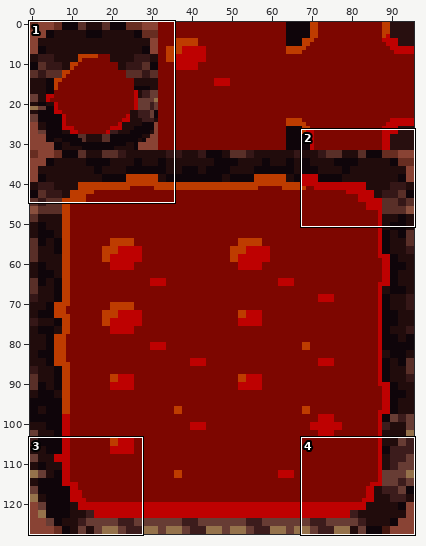
Sprite sheet, stored at 1er projet (map Rwanda)/PSP 0.8/Graphics/Autotiles/Lava - dark.png. Above, an overview of the earlier version with the close-up marked.
Close-up. Before:
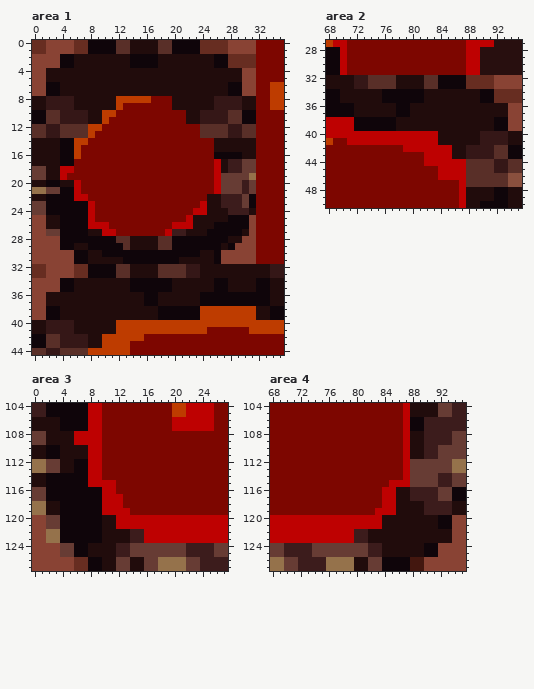
The file is 96x128 pixels. Colours within 5 levels of each other are drawn and written as one. Shown: area 1: x 0..35, y 0..44; area 2: x 68..95, y 27..50; area 3: x 0..27, y 104..127; area 4: x 68..95, y 104..127.
The result:
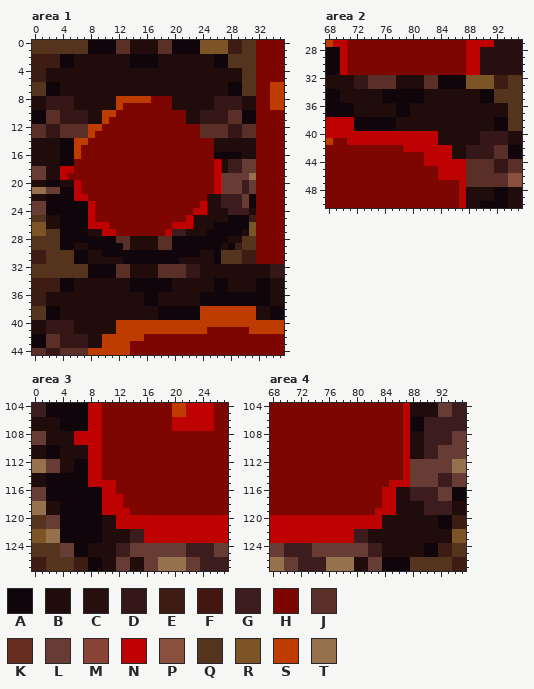
Palette (. is transparent): A #0f050a  B #210c0c  C #280f0f  D #351717  E #3c1c13  F #43170f  G #3c1c1c  H #7d0600  J #592f28  K #672d21  L #673c34  M #894334  N #be0101  P #8a503e  Q #54341c  R #7d5426  S #be3c00  T #95724b
What changed:
--- area 1
@@ x 0..35 @@
- 0 KKMMMMKKAAAAJJBBBBJJAAAAKKKKMMMMHHHH
- 1 KKMMMMKKAAAAJJBBBBJJAAAAKKKKMMMMHHHH
- 2 MMMMAABBBBBBBBAAAABBBBBBBBAAKKKKHHHH
- 3 MMMMAABBBBBBBBAAAABBBBBBBBAAKKKKHHHH
- 4 MMBBBBBBBBBBBBBBBBBBBBBBBBBBBBMMHHHH
- 5 MMBBBBBBBBBBBBBBBBBBBBBBBBBBBBMMHHHH
- 6 MMAABBBBBBBBBBBBBBBBBBBBBBBBAAMMHHSS
- 7 MMAABBBBBBBBBBBBBBBBBBBBBBBBAAMMHHSS
+ 0 QQQQQQQQAAAAJJBBBBJJAAAARRRREEQQHHHH
+ 1 QQQQQQQQAAAAJJBBBBJJAAAARRRREEQQHHHH
+ 2 EEEEAABBBBBBBBAAAABBBBBBBBAAQQQQHHHH
+ 3 EEEEAABBBBBBBBAAAABBBBBBBBAAQQQQHHHH
+ 4 EEBBBBBBBBBBBBBBBBBBBBBBBBBBBBQQHHHH
+ 5 EEBBBBBBBBBBBBBBBBBBBBBBBBBBBBQQHHHH
+ 6 QQAABBBBBBBBBBBBBBBBBBBBBBBBAAQQHHSS
+ 7 QQAABBBBBBBBBBBBBBBBBBBBBBBBAAQQHHSS
  8 BBDDDDBBBBBBSSSSSHHHBBBBBBDDDDBBHHSS
@@ x 0..35 @@
 24 LLAAAAAANHHHHHHHHHHHHHHNNBBBGGGBHHHH
-25 MMBBAAAANHHHHHHHHHHHHHNBBBBBAAAMHHHH
-26 MMBBAAAANNNHHHHHHHHHNNNBBBAAAAAMHHHH
-27 MMLLAAAABBNNHHHHHHHNGGBBBAAAAABMHHHH
-28 MMMMAAAAAAAAJJBBBBJJAAAAAAAABBMMHHHH
-29 MMMMAABBAAAAAJBBBBJJAAAAAAABAMMMHHHH
-30 MMMMMMAABBAAAAAAAAAAAAAABBAMMMMMHHHH
-31 MMMMMMAABBBBBAAAAAAAABBBBBAMMMMMHHHH
-32 KKMMMMKKAAAAJJBBBBJJJJDDBBBBBBBBBBDD
-33 KKMMMMKKAAAAJJBBBBJJJJDDBBBBBBBBBBDD
-34 MMMMAABBBBBBBBAAAAAABBBBBBAABBBBAABB
-35 MMMMAABBBBBBBBAAAAAABBBBBBAABBBBAABB
-36 MMBBBBBBBBBBBBBBAABBBBBBAAAAAAAAAABB
-37 MMBBBBBBBBBBBBBBAABBBBBBAAAAAAAAAABB
-38 MMAABBBBBBBBBBBBBBAAAAAASSSSSSSSBBAA
-39 MMAABBBBBBBBBBBBBBAAAAAASSSSSSSSBBAA
+25 QQBBAAAANHHHHHHHHHHHHHNBBBBBAAAEHHHH
+26 RRBBAAAANNNHHHHHHHHHNNNBBBAAAAARHHHH
+27 RRQQAAAABBNNHHHHHHHNGGBBBAAAAABRHHHH
+28 QQQQAAAAAAAAJJBBBBJJAAAAAAAABBQQHHHH
+29 QQQQAABBAAAAAJBBBBJJAAAAAAABAEQQHHHH
+30 EEQQQQAABBAAAAAAAAAAAAAABBAQQQEEHHHH
+31 EEQQQQAABBBBBAAAAAAAABBBBBAQQQEEHHHH
+32 QQQQQQQQAAAAJJBBBBJJJJDDBBBBBBBBBBDD
+33 QQQQQQQQAAAAJJBBBBJJJJDDBBBBBBBBBBDD
+34 EEEEAABBBBBBBBAAAAAABBBBBBAABBBBAABB
+35 EEEEAABBBBBBBBAAAAAABBBBBBAABBBBAABB
+36 EEBBBBBBBBBBBBBBAABBBBBBAAAAAAAAAABB
+37 EEBBBBBBBBBBBBBBAABBBBBBAAAAAAAAAABB
+38 QQAABBBBBBBBBBBBBBAAAAAASSSSSSSSBBAA
+39 QQAABBBBBBBBBBBBBBAAAAAASSSSSSSSBBAA
 40 BBDDDDBBBBBBSSSSSSSSSSSSSSSSSSSSSSSS
--- area 2
@@ x 86..95 @@
 31 HHNNCCCCCC
-32 AAKKKKMMMM
-33 AAKKKKMMMM
-34 BBBBAAKKKK
-35 BBBBAAKKKK
-36 BBBBBBBBMM
-37 BBBBBBBBMM
-38 BBBBBBAAMM
-39 BBBBBBAAMM
+32 AARRRREEQQ
+33 AARRRREEQQ
+34 BBBBAAQQQQ
+35 BBBBAAQQQQ
+36 BBBBBBBBQQ
+37 BBBBBBBBQQ
+38 BBBBBBAAQQ
+39 BBBBBBAAQQ
 40 BBBBDDDDBB
--- area 3
@@ x 0..9 @@
 119 TTBBAAAAAA
-120 MMLLAAAAAA
-121 MMLLAAAAAA
-122 MMTTAAAAAA
-123 MMTTAAAAAA
-124 MMMMLLAABB
-125 MMMMLLAABB
-126 MMMMMMKKAA
-127 MMMMMMKKAA
+120 QQLLAAAAAA
+121 QQLLAAAAAA
+122 RRTTAAAAAA
+123 RRTTAAAAAA
+124 QQQQLLAABB
+125 QQQQLLAABB
+126 EEQQQQEEAA
+127 EEQQQQEEAA
--- area 4
@@ x 86..95 @@
 119 BBBBGGGGBB
-120 BBBBBBAAMM
-121 BBBBBBAAMM
-122 BBBBBBBBMM
-123 BBBBBBBBMM
-124 BBBBAAMMMM
-125 BBBBAAMMMM
-126 AAFFMMMMMM
-127 AAFFMMMMMM
+120 BBBBBBAAEE
+121 BBBBBBAAEE
+122 BBBBBBBBRR
+123 BBBBBBBBRR
+124 BBBBAAEEQQ
+125 BBBBAAEEQQ
+126 AAQQQQQQEE
+127 AAQQQQQQEE
Where, in picture pixels (left, top, right, bottom), the same in both close-ups:
changed: (32, 40, 88, 96)
changed: (200, 40, 256, 96)
changed: (32, 215, 88, 320)
changed: (221, 215, 256, 264)
changed: (466, 75, 522, 131)
changed: (32, 515, 88, 571)
changed: (410, 515, 466, 571)
